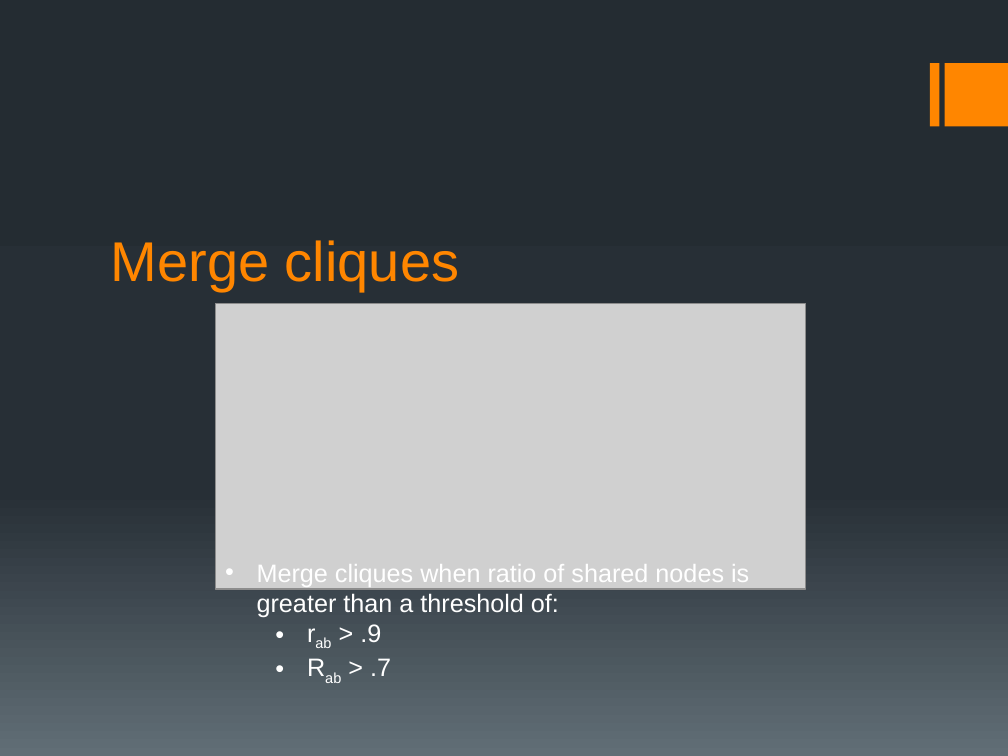
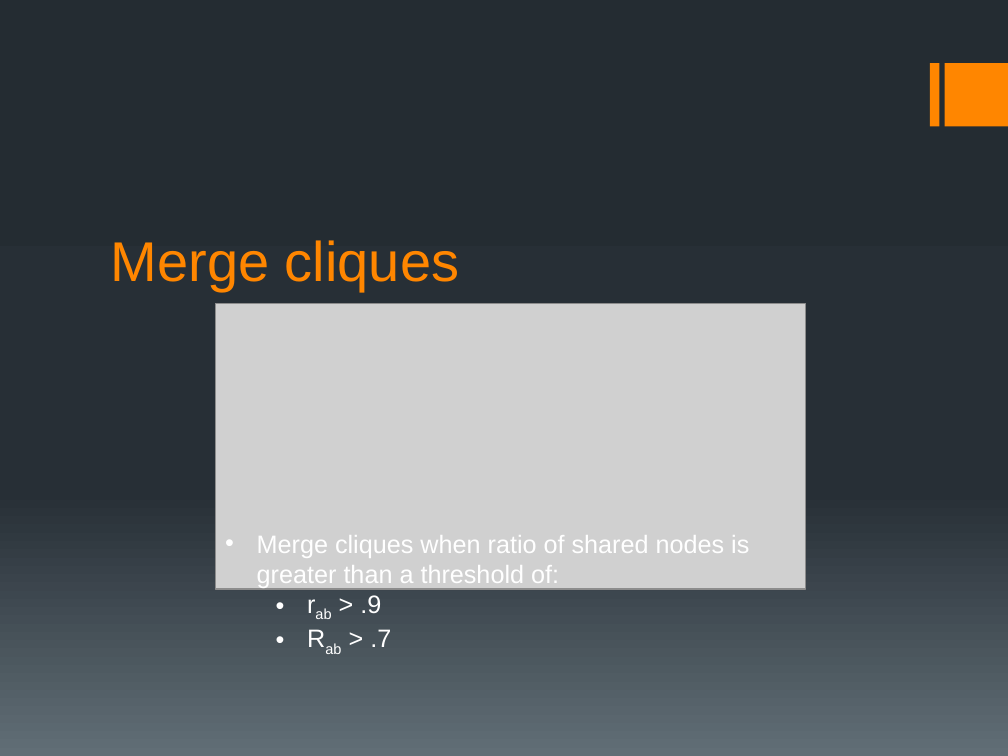
Before and after one commit to ship561/final-project, a slide deck: slide 23 of bioinformatics presentation.pptx (slide 20 before the commit). Drawn at 1008x756 pixels with LibreOffice and Linux fonts; fonts in the diff are those of the drawing; grey boxes stand for pictures. Boxes give left, top, right and bottom in pixels: in the first picture for what was removed or moved away, otherwise in the second. Text is boxed around its words. In the diff, an @@ line names an element or a change of style, - is before the commit and + after.

```diff
--- a/bioinformatics presentation.pptx
+++ b/bioinformatics presentation.pptx
@@ text "Merge cliques when ratio of ...": place and size @@
-text "Merge cliques when ratio of ..." at <box>257,564,749,676</box>
+text "Merge cliques when ratio of ..." at <box>257,535,749,647</box>
```
Also in this commit, not shown: 5 other slides changed, 6 slides added, 2 slides removed.
